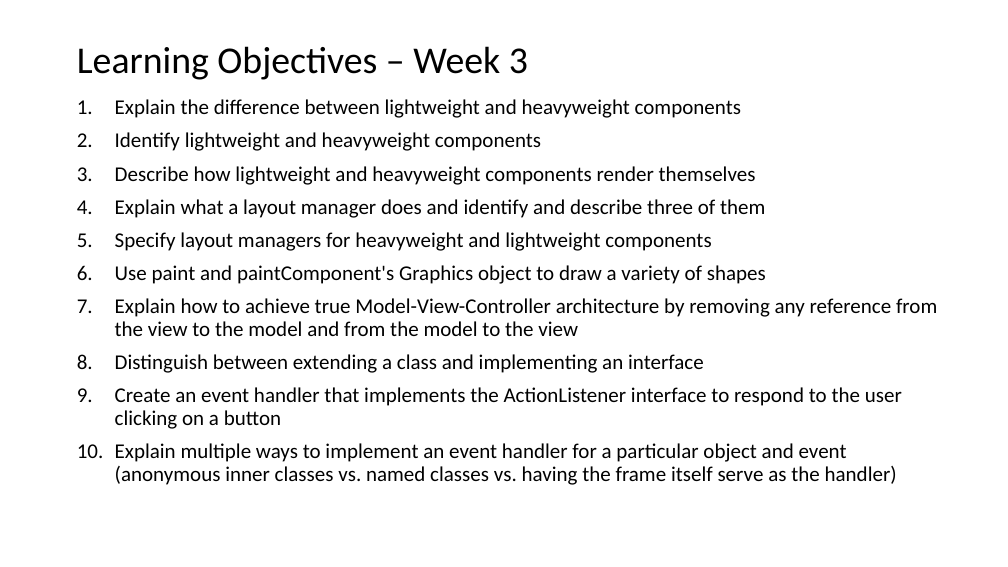
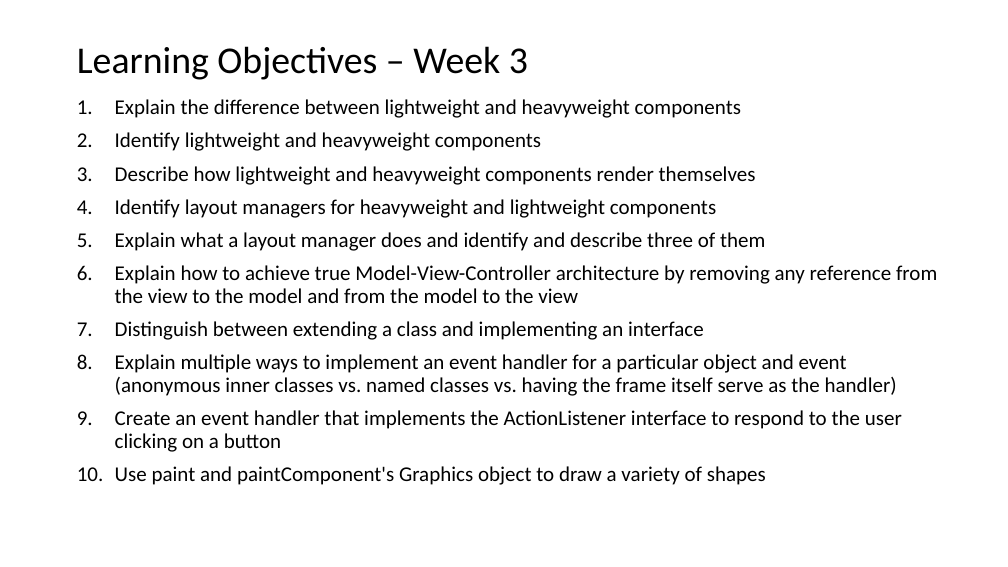
Before and after one commit to EricJPogue/www-epogue-info, a slide deck: slide 4 of CPSC-24500/Week03/2017SpringW03Slides.pptx (slide 2 before the commit). Drawn at 1008x567 pixels with LibreOffice and Linux fonts; fonts in the diff are those of the drawing. Boxes give left, top, right and bottom in pixels: in the first picture for what was removed or moved away, otherwise in the second. Text is boxed around its words. In the diff, an @@ line names an element or a change of style, - is before the commit and + after.

Commit message:
Add and update week 3 files.

```diff
--- a/CPSC-24500/Week03/2017SpringW03Slides.pptx
+++ b/CPSC-24500/Week03/2017SpringW03Slides.pptx
@@ text at (x1=115, y1=199, x2=716, y2=218): paragraph added @@
+4. Identify layout managers for heavyweight and lightweight components
@@ text at (x1=115, y1=232, x2=766, y2=284): paragraphs removed @@
-5. Specify layout managers for heavyweight and lightweight components
-6. Use paint and paintComponent's Graphics object to draw a variety of shapes
@@ text at (x1=115, y1=354, x2=897, y2=396): paragraph added @@
+8. Explain multiple ways to implement an event handler for a particular object and event (anonymous inner classes vs. named classes vs. having the frame itself serve as the handler)
@@ text at (x1=115, y1=466, x2=766, y2=485): text changed @@
-10. Explain multiple ways to implement an event handler for a particular object and event (anonymous inner classes vs. named classes vs. having the frame itself serve as the handler)
+10. Use paint and paintComponent's Graphics object to draw a variety of shapes
```
Also in this commit, not shown: 3 other slides changed, 17 slides added, 9 slides removed, 5 other files.
